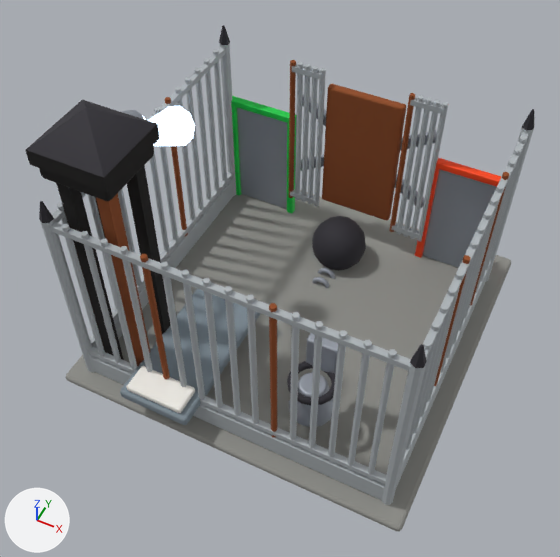
An edit to the glTF model public/models/building_living_quarters_t1.glb, drawn before and after from the same camera.
The view is the same before and after, from a 50 mm camera at (1.82, -4.1, 5.57) aimed at (-0.01, -0.45, 1.0). Every picture has the same lights, and +X, +Y and +Z are marked at lower left. The older version comes first. Where no turn or scale is listed for an object, it has been applied to the vertices. Vertices at exactly the same position are counted once.

Names of what the first picture shows: 'B.RailHi', 'Ball', 'Cell2.Plate', 'Chain0', 'Chain1', 'Entry.Leaf', 'Exit.Leaf', 'KickB', 'Lot', 'Mattress', 'Pillow', 'Tower.Cap', 'Tower.Leg0', 'Tower.Leg1', 'Tower.Leg3', 'WC.Bowl', 'WC.Seat', 'WC.Tank' and 82 more.
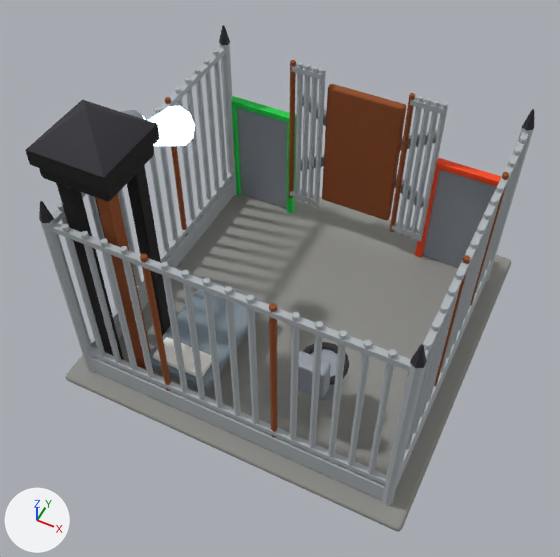
Edits to the scene script, one JSON object a line:
```json
{"block": "me_mattress", "where": "# used by ob_mattress; location = (-0.55, -0.95, 0.35)"}
{"op": "remove", "block": "me_mattress", "code": "me_mattress.from_pydata(...)  # 56 vertices, 108 faces; spans x -0.31..0.31, y -0.65..0.65, z -0.05..0.05"}
{"op": "add", "block": "me_mattress", "code": "me_mattress.from_pydata(...)  # 56 vertices, 108 faces; spans x -0.3..0.3, y -0.5..0.5, z -0.05..0.05"}
{"block": "me_mattress", "change": "me_mattress part 1: all 14 vertices in x 0.28..0.31, y -0.65..-0.62, z -0.05..0.05 are moved by (-0.01, 0.15, 0.0)"}
{"block": "me_mattress", "change": "me_mattress part 2: all 14 vertices in x -0.31..-0.28, y -0.65..-0.62, z -0.05..0.05 are moved by (0.01, 0.15, 0.0)"}
{"block": "me_mattress", "change": "other edits to the shape of me_mattress do not show in these pictures"}
{"block": "me_pillow", "where": "# used by ob_pillow; location = (-0.55, -1.45, 0.43)"}
{"op": "remove", "block": "me_pillow", "code": "me_pillow.from_pydata(...)  # 56 vertices, 108 faces; spans x -0.25..0.25, y -0.12..0.12, z -0.03..0.03"}
{"op": "add", "block": "me_pillow", "code": "me_pillow.from_pydata(...)  # 56 vertices, 108 faces; spans x -0.23..0.23, y -0.11..0.11, z -0.03..0.03"}
{"block": "me_pillow", "change": "me_pillow part 3: the whole mesh is scaled about its middle by (0.916, 0.908, 1)"}
{"block": "me_wc_bowl", "where": "# used by ob_wc_bowl; location = (0.55, -1.0, 0.47)"}
{"op": "remove", "block": "me_wc_bowl", "code": "me_wc_bowl.from_pydata(...)  # 84 vertices, 164 faces; spans x -0.181..0.181, y -0.185..0.185, z -0.17..0.17"}
{"op": "add", "block": "me_wc_bowl", "code": "me_wc_bowl.from_pydata(...)  # 84 vertices, 164 faces; spans x -0.181..0.181, y -0.186..0.186, z -0.17..0.17"}
{"block": "me_wc_bowl", "change": "me_wc_bowl part 4: 84 of 84 vertices moved; they spanned x -0.181..0.181, y -0.185..0.185, z -0.17..0.17 and now span x -0.181..0.181, y -0.186..0.186, z -0.17..0.17; mean shift (0.0, 0.0, 0.0)"}
{"op": "remove", "block": "ob_ball", "code": ["ob_ball = bpy.data.objects.new('Ball', me_ball)", "ob_ball.location = (0.0, 0.8, 0.26)"]}
{"op": "remove", "block": "ob_chain0", "code": ["ob_chain0 = bpy.data.objects.new('Chain0', me_chain0)", "ob_chain0.location = (0.0, 0.53, 0.07)"]}
{"op": "remove", "block": "ob_chain1", "code": ["ob_chain1 = bpy.data.objects.new('Chain1', me_chain1)", "ob_chain1.location = (0.0, 0.4, 0.07)"]}
{"op": "set", "path": "ob_mattress.location", "old": "(-0.55, -0.95, 0.35)", "new": "(-0.55, -0.75, 0.35)"}
{"op": "set", "path": "ob_pillow.location", "old": "(-0.55, -1.45, 0.43)", "new": "(-0.55, -1.11, 0.43)"}
{"op": "set", "path": "ob_wc_bowl.location", "old": "(0.55, -1.0, 0.47)", "new": "(0.55, -0.8, 0.47)"}
{"op": "set", "path": "ob_wc_seat.location", "old": "(0.55, -1.0, 0.65)", "new": "(0.55, -0.8, 0.65)"}
{"op": "set", "path": "ob_wc_tank.location", "old": "(0.55, -0.8, 0.8)", "new": "(0.55, -1.04, 0.8)"}
```

Boxes (x1, y1, x2, y2) around the edits, measured in the pictures (560 x 557 px; the box of a moved part takes in the faces that stretch with it):
```json
{"object": "Mattress", "change": "reshaped, moved", "before": [120, 289, 261, 425], "after": [150, 281, 264, 391], "on screen": "19% narrower, 19% shorter"}
{"object": "Pillow", "change": "moved, rescaled", "before": [127, 366, 195, 413], "after": [153, 337, 212, 377], "on screen": "13% narrower, 15% shorter"}
{"object": "Ball", "change": "deleted", "before": [312, 216, 366, 271]}
{"object": "WC.Tank", "change": "moved", "before": [306, 333, 338, 374], "after": [298, 351, 331, 399]}
{"object": "WC.Bowl", "change": "reshaped, moved", "before": [289, 372, 333, 427], "after": [310, 349, 337, 400]}
{"object": "WC.Seat", "change": "moved", "before": [287, 361, 335, 405], "after": [303, 342, 349, 385]}
{"object": "Chain1", "change": "deleted", "before": [312, 277, 329, 288]}
{"object": "Chain0", "change": "deleted", "before": [318, 268, 335, 279]}
{"part": 1, "of": "me_mattress", "change": "moved or reshaped", "before": [182, 311, 261, 425], "after": [204, 311, 260, 391]}
{"part": 2, "of": "me_mattress", "change": "moved or reshaped", "before": [120, 289, 246, 425], "after": [150, 289, 245, 387]}
```
